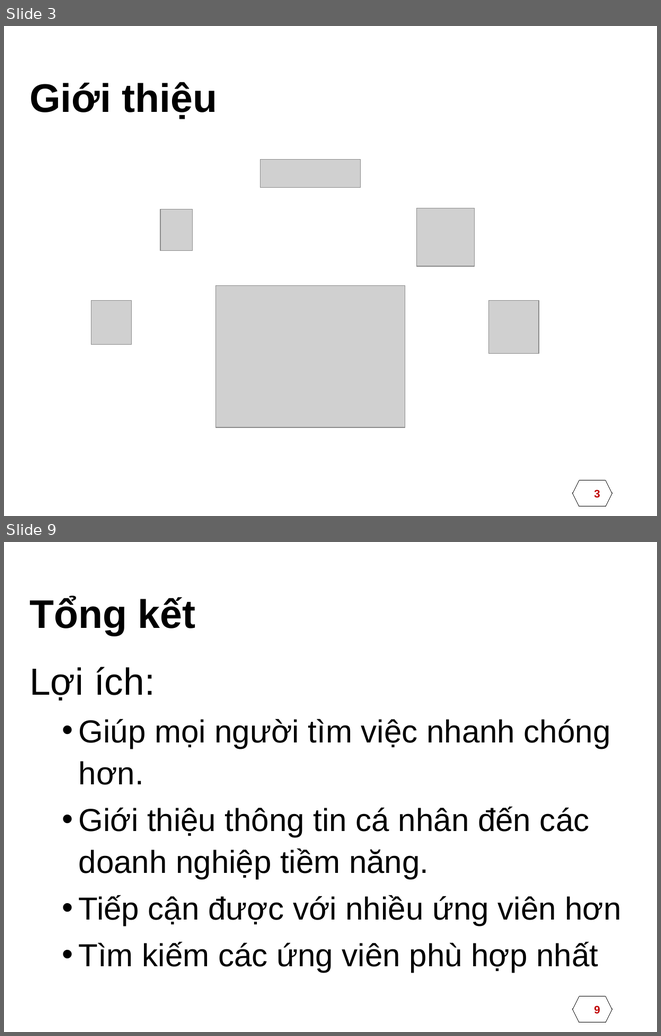
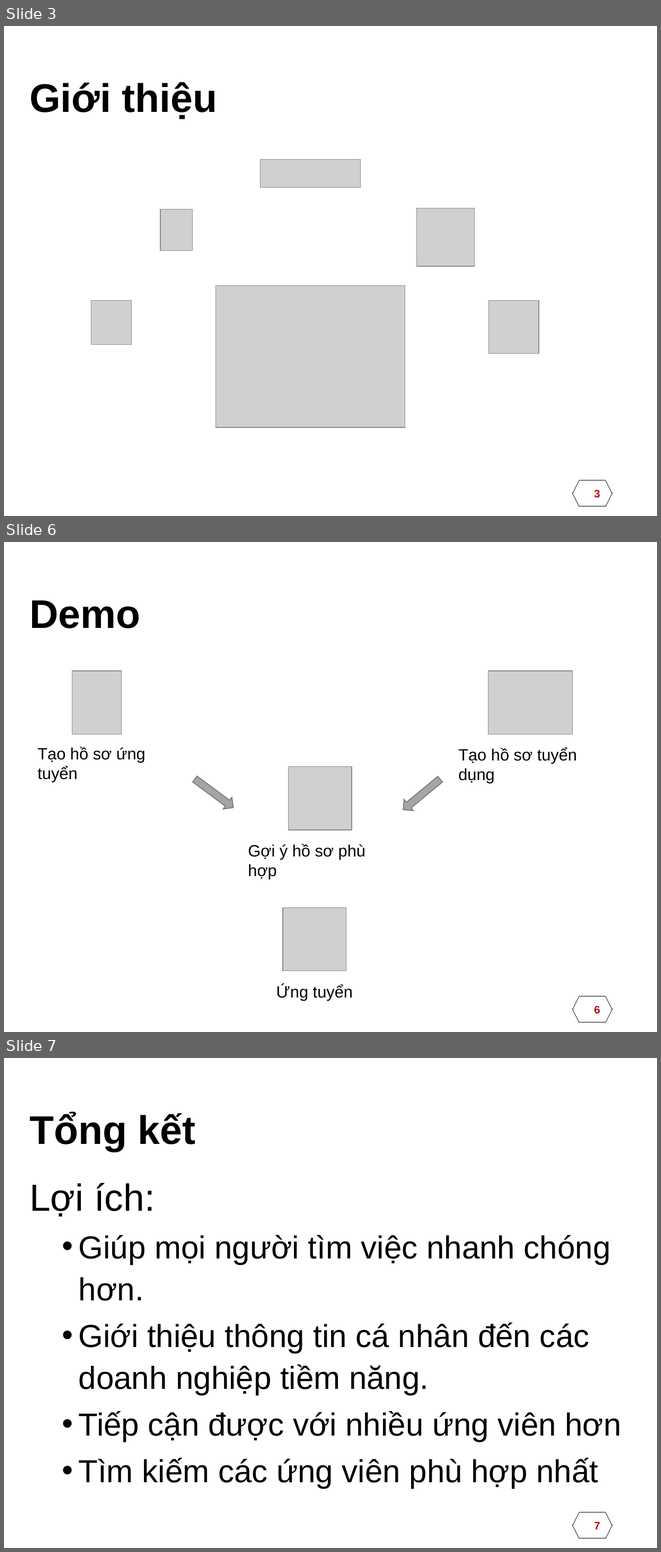
Before and after one commit to huytd-it/itconnect.pw, a slide deck: documents/DATN.pptx. Shown one above the other, each under a label of ours: slides 3 and 9 before the commit, slides 3, 6 and 7 after it; the slides between them are not shown. The pictures are 661x1036 and 661x1552 pixels, drawn with LibreOffice and Linux fonts; fonts in the diff are those of the drawing; grey boxes stand for pictures; background and template pictures are left out. Boxes give left, top, right and bottom in pixels: in the first picture for what was removed or moved away, otherwise in the second. Text is boxed around its words. In the diff, an @@ line names an element or a change of style, - is before the commit and + after.

```diff
--- a/documents/DATN.pptx
+++ b/documents/DATN.pptx
@@ slide 6 added at [4, 542, 657, 1032], background picture (left out) @@
@@ title added at [29, 600, 140, 628], 44 pt, text #000000, bold @@
+Demo
@@ picture added at [72, 671, 121, 734] @@
@@ picture added at [488, 671, 573, 734] @@
@@ text added at [37, 747, 146, 782], 18 pt, text #000000 @@
+Tạo hồ sơ ứng tuyển
@@ text added at [458, 748, 577, 783], 18 pt, text #000000 @@
+Tạo hồ sơ tuyển dụng
@@ right arrow added at [191, 773, 237, 813], fill #A5A5A5, outline #7A7A7A 1 pt @@
@@ picture added at [289, 767, 352, 830] @@
@@ right arrow added at [399, 774, 444, 815], fill #A5A5A5, outline #7A7A7A 1 pt @@
@@ text added at [248, 844, 365, 879], 18 pt, text #000000 @@
+Gợi ý hồ sơ phù hợp
@@ picture added at [283, 908, 346, 971] @@
@@ text added at [276, 984, 353, 1000], 18 pt, text #000000 @@
+Ứng tuyển
@@ page number added at [573, 996, 612, 1022], outline #000000 0.75 pt, 12 pt, text #C00000, bold @@
+6
@@ what was slide 9 is now slide 7 @@
@@ page number at [594, 1522, 600, 1529]: text changed @@
-9
+7
```
Also in this commit, not shown: 4 slides changed, 3 slides removed, 25 other files.
